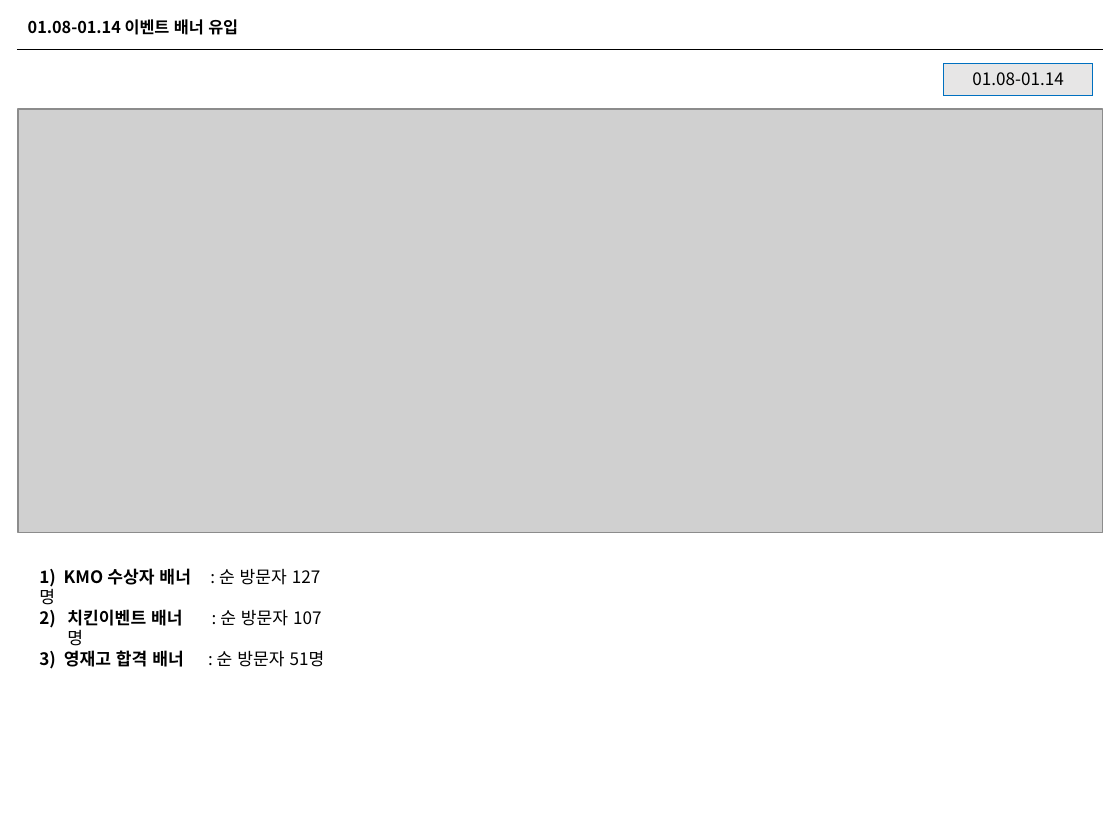
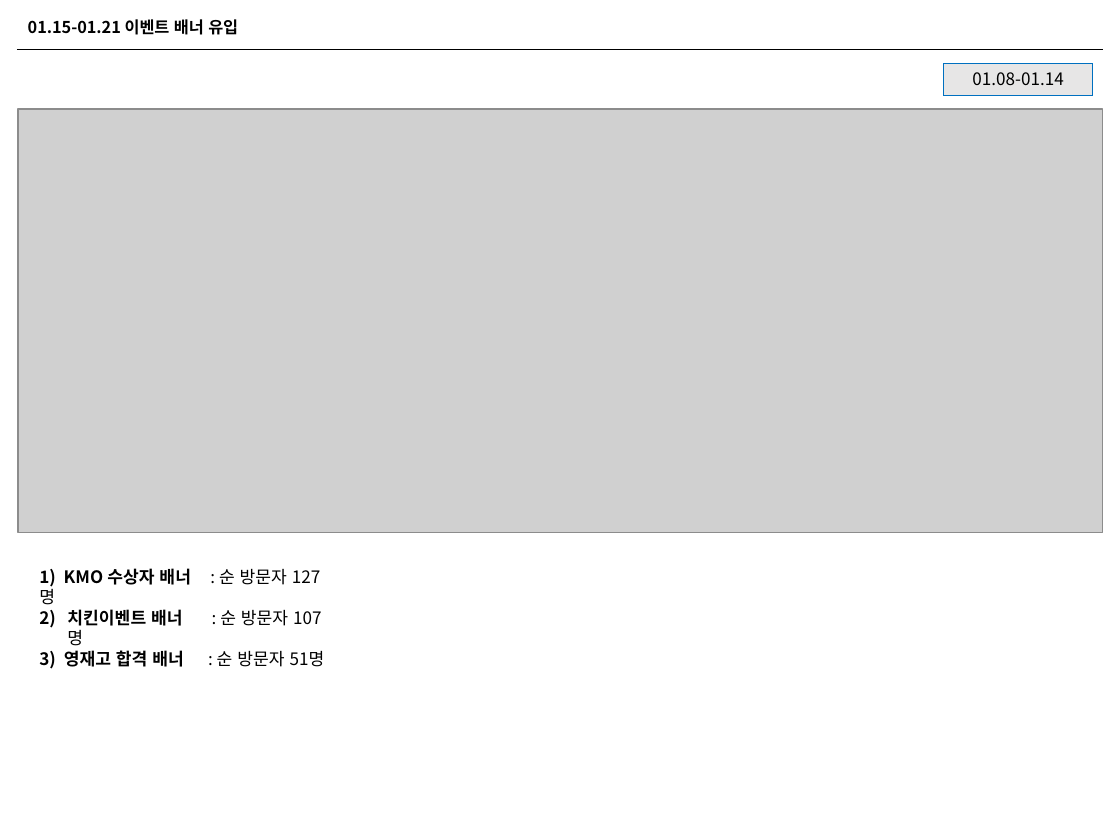
Before and after one commit to naxvinci/marketing, a slide deck: slide 8 of 업무보고0122.pptx (slide 7 before the commit). Drawn at 1120x840 pixels with LibreOffice and Linux fonts; fonts in the diff are those of the drawing; grey boxes stand for pictures. Boxes give left, top, right and bottom in pixels: in the first picture for what was removed or moved away, otherwise in the second. Text is boxed around its words. In the diff, an @@ line names an element or a change of style, - is before the commit and + after.

```diff
--- a/업무보고0122.pptx
+++ b/업무보고0122.pptx
@@ text at box(28, 19, 238, 35): text changed @@
-01.08-01.14 이벤트 배너 유입
+01.15-01.21 이벤트 배너 유입
```
Also in this commit, not shown: 9 other slides changed, 3 slides added, 1 slide removed, 1 other file.
